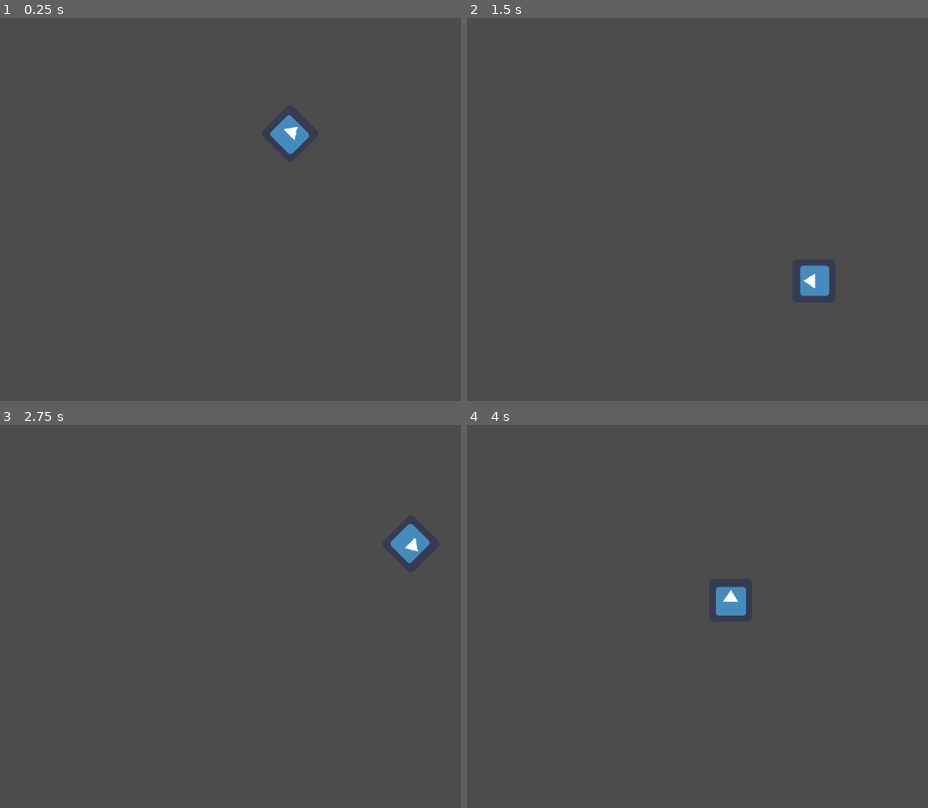
Above: before the commit, frames 1-4 (two rows, left to right).
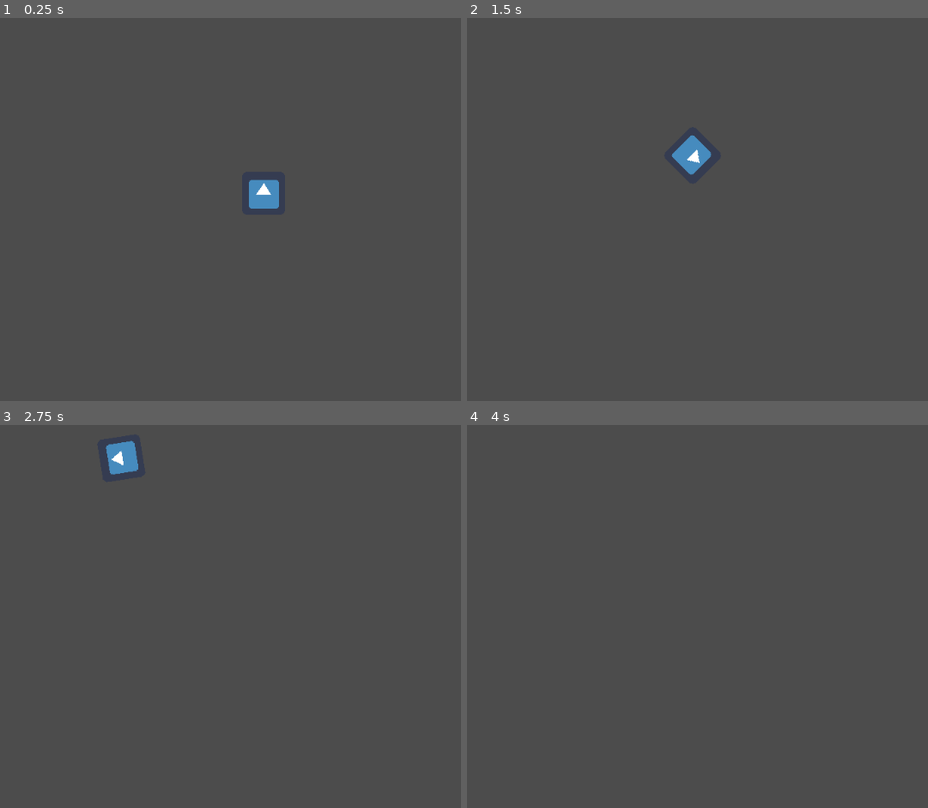
Above: after the commit, the same moments.

Repository: bseth15/godot_tutorial_01
Game: Godot game, scene res://Sprite.tscn
Two runs of this game, one before a commit and one after it. Both use one fixed random seed, a clock stepped at 60 frames per second and the inputs below. The engine's default icon, where the game draws it, is replaced by a stand-in: a white triangle on a blue panel in a dark square.
Inputs:
- Up to frame 1 (0.25 s): no input
- Up to frame 2 (1.5 s): hold Right (ui_right) 0.53-1.28 s; hold Down (ui_down) from 1.28 s (still down)
- Up to frame 3 (2.75 s): release Down (ui_down) at 2.03 s; hold Right (ui_right) from 2.03 s (still down)
- Up to frame 4 (4 s): release Right (ui_right) at 2.78 s; hold Up (ui_up) 2.78-3.53 s; hold Left (ui_left) from 3.53 s (still down)

The runs differ from the first frame. In frame 1, 1.0% of the frame differs, in the area x 54-68%, y 25-50%; in frame 2, 1.0%; in frame 3, 1.0%, in the area x 22-94%, y 4-37%; in frame 4, 0.5%.

Commit message:
add player input

Diff:
--- a/res/gd_icon.gd
+++ b/res/gd_icon.gd
@@ -1,7 +1,7 @@
 extends Sprite
 
+var angular_speed: float = PI
 var speed: float = 400
-var angular_speed: float = PI
 
 
 func _init() -> void:
@@ -9,7 +9,20 @@
 
 
 func _process(delta: float) -> void:
-	rotation += angular_speed * delta
+	var direction: int = 0
 
-	var velocity: Vector2 = Vector2.UP.rotated(rotation) * speed
+	if Input.is_action_pressed("ui_left"):
+		direction = 1 if Input.is_action_pressed("ui_down") else -1
+	if Input.is_action_pressed("ui_right"):
+		direction = -1 if Input.is_action_pressed("ui_down") else 1
+
+	rotation += angular_speed * direction * delta
+
+	var velocity: Vector2 = Vector2.ZERO
+	if Input.is_action_pressed("ui_up"):
+		velocity = Vector2.UP
+	if Input.is_action_pressed("ui_down"):
+		velocity = Vector2.DOWN
+
+	velocity = velocity.rotated(rotation) * speed
 	position += velocity * delta
